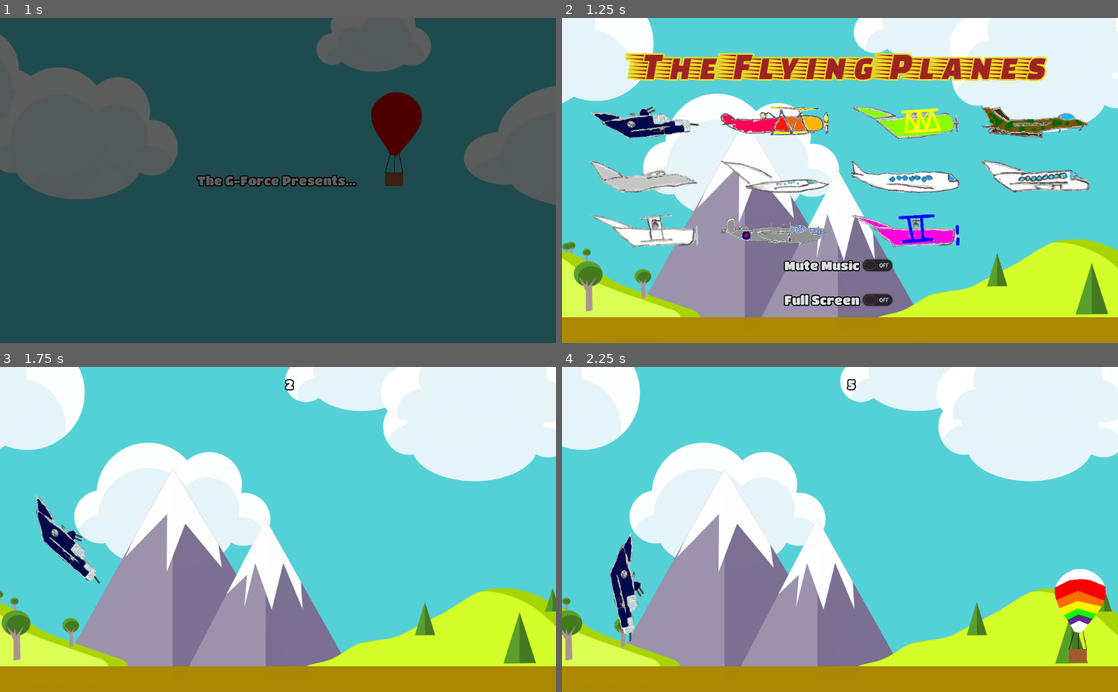
Above: before the commit, frames 1-4 (two rows, left to right).
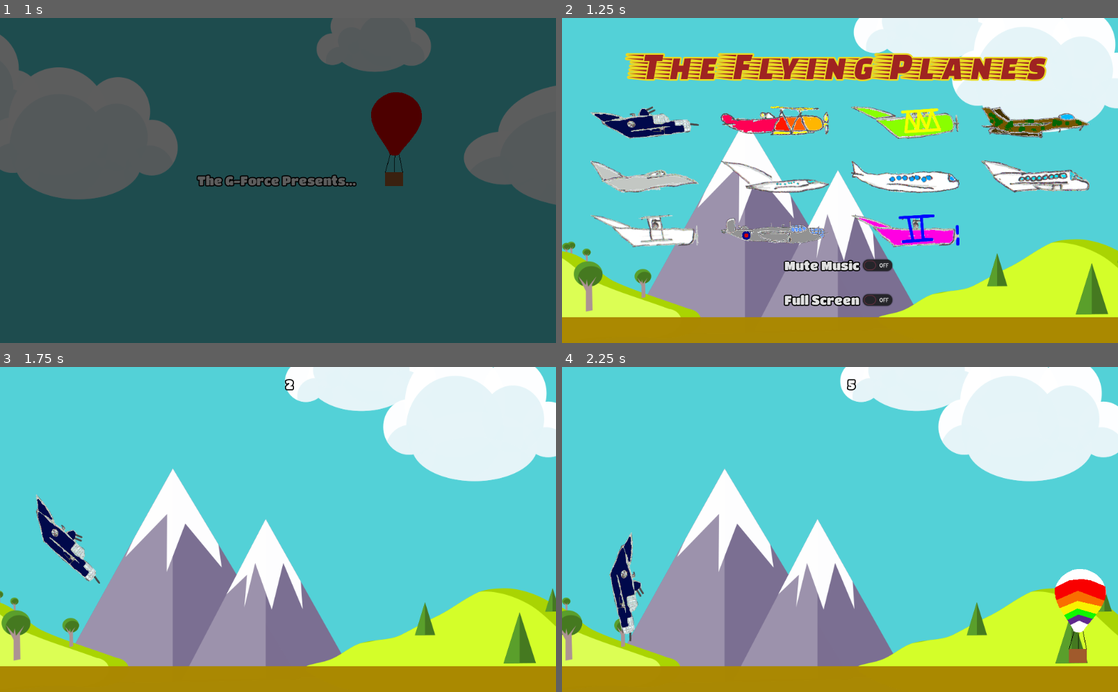
Above: after the commit, the same moments.

Repository: the-g-force/FamJam-October2020
Game: Godot game, scene res://src/SplashScreen.tscn
The game is run twice, just before and just after one commit, with the same random seed, the same clock (stepped at 60 frames per second) and the same inputs.
Inputs (mouse positions are in pixels of both pictures, inside the frame that each line leads up to):
- Up to frame 1 (1 s): tap Enter at 0.5 s; move the mouse to (400, 164) at 0.52 s; click (400, 164) at 0.67 s
- Up to frame 2 (1.25 s): no input
- Up to frame 3 (1.75 s): click (83, 471) at 1.27 s
- Up to frame 4 (2.25 s): move the mouse to (728, 545) at 2.02 s; click (728, 545) at 2.17 s

Frame 1 is identical in both runs. In frame 2, 9.8% of the frame differs, in the area x 0-100%, y 0-60%; in frame 3, 11%, in the area x 0-100%, y 0-59%; in frame 4, 11%.

Commit message:
Fix parallax

Diff:
--- a/project/src/Background.tscn
+++ b/project/src/Background.tscn
@@ -13,18 +13,18 @@
 "_edit_use_anchors_": false
 }
 
-[node name="ParallaxLayer" type="ParallaxLayer" parent="."]
+[node name="CloudLayer" type="ParallaxLayer" parent="."]
 motion_scale = Vector2( 0.5, 0 )
-motion_mirroring = Vector2( 1560, 0 )
+motion_mirroring = Vector2( 4159, 0 )
 
-[node name="clouds" type="Sprite" parent="ParallaxLayer"]
+[node name="Clouds" type="Sprite" parent="CloudLayer"]
 position = Vector2( 72, 72 )
 texture = ExtResource( 1 )
 
-[node name="ParallaxLayer2" type="ParallaxLayer" parent="."]
+[node name="GroundLayer" type="ParallaxLayer" parent="."]
 motion_scale = Vector2( 0.75, 0 )
 motion_mirroring = Vector2( 2048, 0 )
 
-[node name="ground" type="Sprite" parent="ParallaxLayer2"]
+[node name="Ground" type="Sprite" parent="GroundLayer"]
 position = Vector2( 1024, 300.473 )
 texture = ExtResource( 2 )
